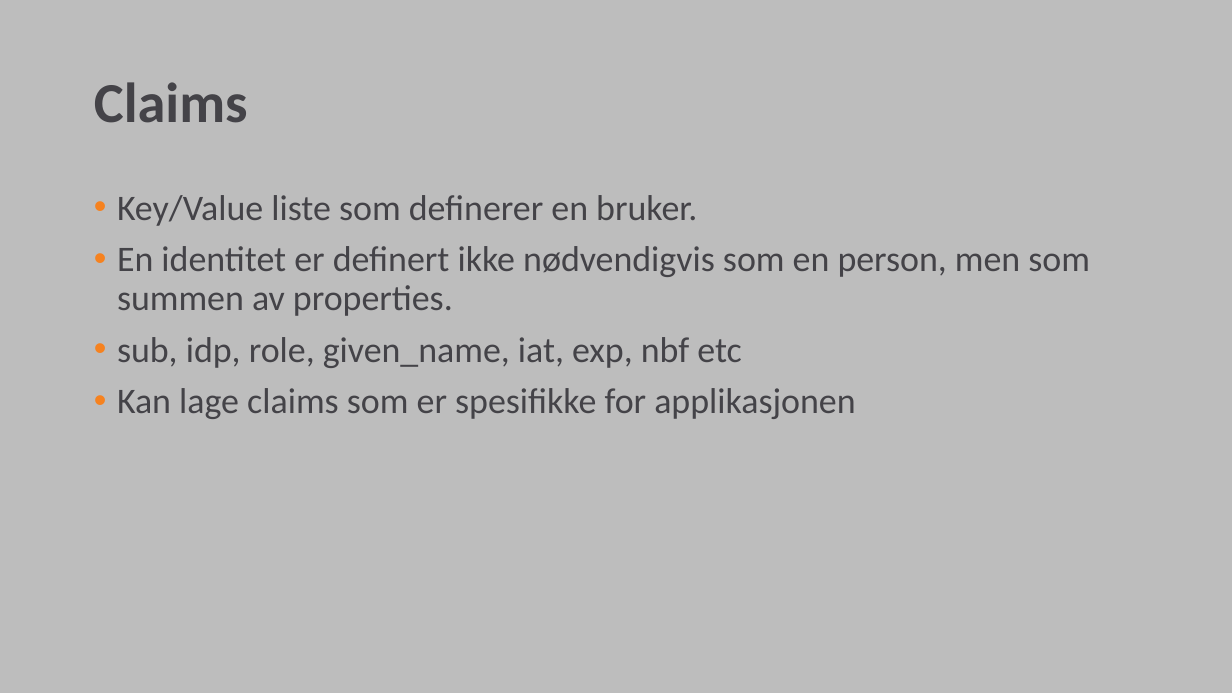
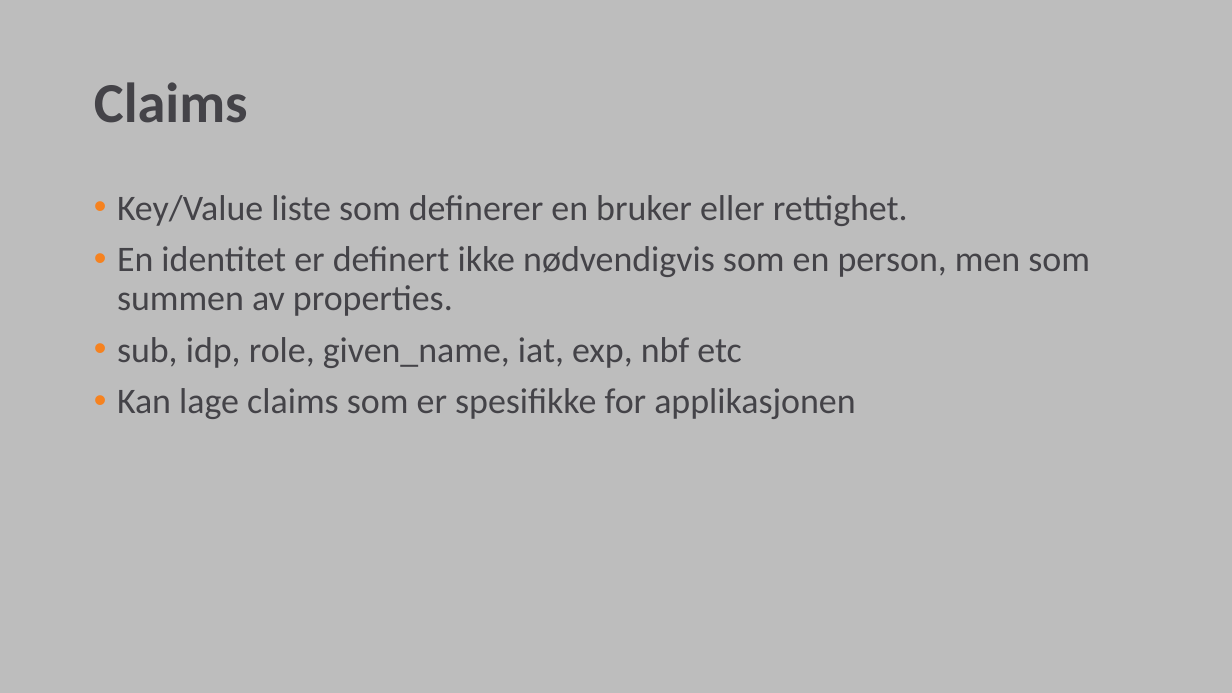
Before and after one commit to emedbo/fagkveld-idsvr4, a slide deck: slide 3 of Ppt/IdentityServer fagkveld.pptx. Drawn at 1232x693 pixels with LibreOffice and Linux fonts; fonts in the diff are those of the drawing; background and template pictures are left out. Boxes give left, top, right and bottom in pixels: in the first picture for what was removed or moved away, otherwise in the second. Text is boxed around its words. In the diff, an @@ line names an element or a change of style, - is before the commit and + after.

```diff
--- a/Ppt/IdentityServer fagkveld.pptx
+++ b/Ppt/IdentityServer fagkveld.pptx
@@ text at (x1=117, y1=195, x2=908, y2=226): text changed @@
-• Key/Value liste som definerer en bruker.
+• Key/Value liste som definerer en bruker eller rettighet.
```
Also in this commit, not shown: 1 other file.
